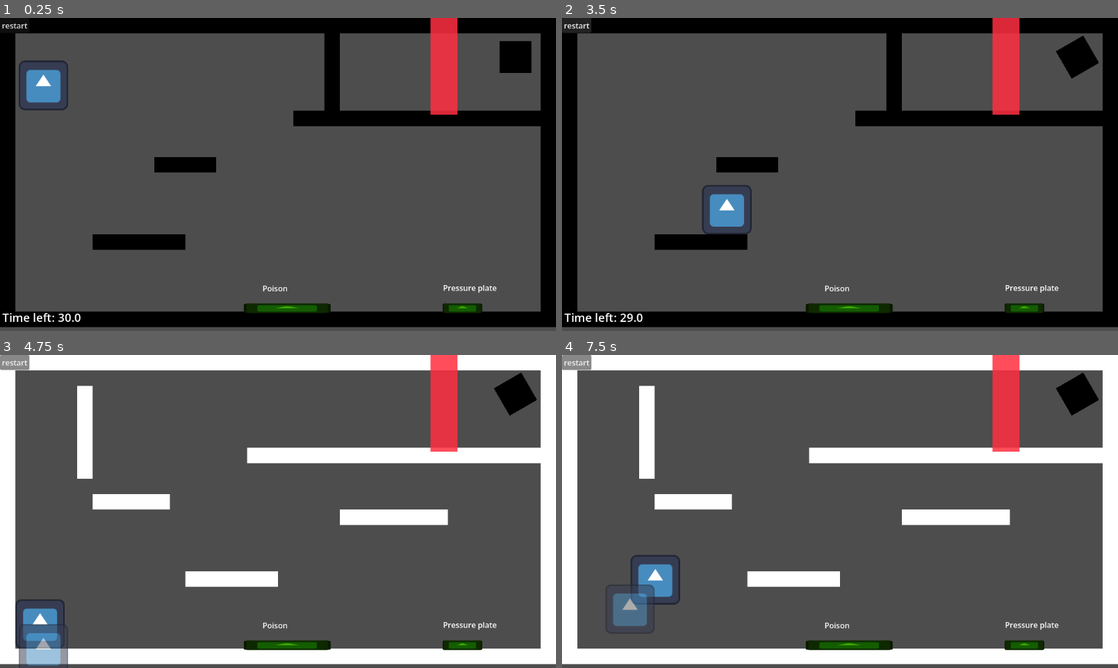
Above: before the commit, frames 1-4 (two rows, left to right).
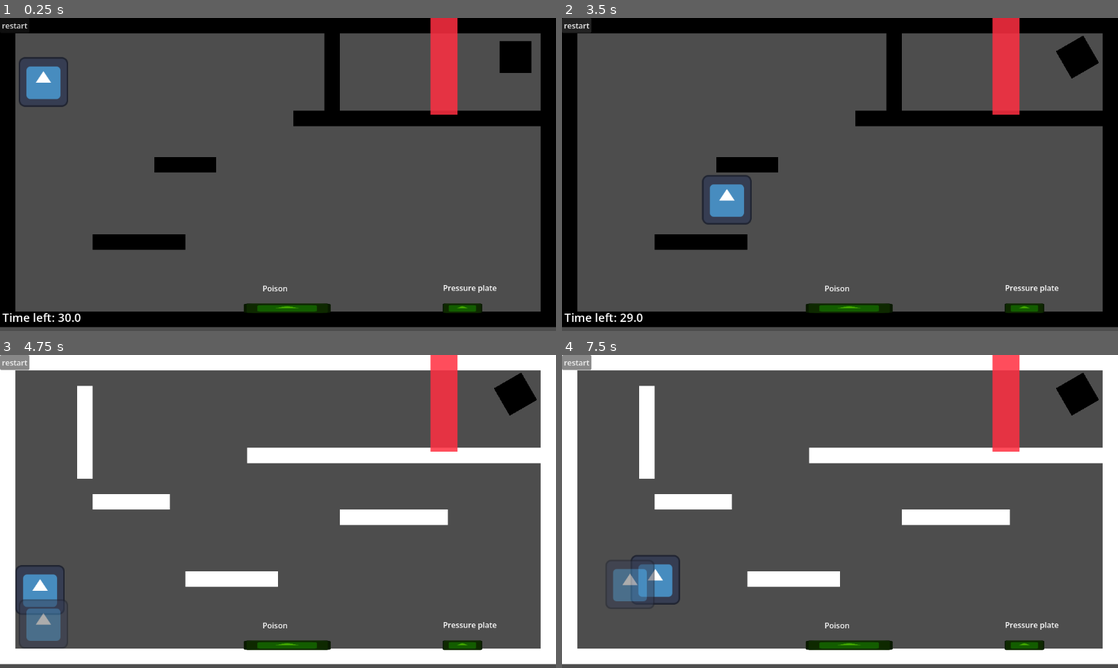
Above: after the commit, the same moments.

Repository: Phobos43/Gamejam
Game: Godot game, scene res://Scenes/test_scene.tscn
Two runs of this game, one before a commit and one after it. Both use one fixed random seed, a clock stepped at 60 frames per second and the inputs below. The project has no main scene, so this scene is started directly. The engine's default icon, where the game draws it, is replaced by a stand-in: a white triangle on a blue panel in a dark square.
Inputs:
- Up to frame 1 (0.25 s): no input
- Up to frame 2 (3.5 s): click "restart" at 0.5 s; click "restart" at 1.25 s; click "restart" at 2 s; hold Right (move_right) from 2.78 s (still down); tap W (jump) at 2.85, 3.02, 3.32 s
- Up to frame 3 (4.75 s): tap Down (crouch) at 3.6 s; tap W (jump) at 3.77, 3.8, 4.07, 4.35 s; release Right (move_right) at 4.28 s; hold A (move_left) from 4.28 s (still down)
- Up to frame 4 (7.5 s): release A (move_left) at 5.03 s; hold Right (move_right) 5.03-6.53 s; tap Down (crouch) at 5.1, 6.6 s; tap W (jump) at 5.27, 5.3, 5.57, 5.85, 6.02, 6.32, 6.77, 6.8, 7.07, 7.35 s; hold A (move_left) 6.53-7.28 s; hold Right (move_right) from 7.28 s (still down)

The runs differ from the first frame. In frame 1, 0.4% of the frame differs, in the area x 3-13%, y 12-30%; in frame 2, 0.7%; in frame 3, 2.0%, in the area x 2-13%, y 67-100%; in frame 4, 1.0%.

Commit message:
Improved player movement
Added coyotte time, jump buffering and tweaked movement values

Diff:
--- a/Scenes/test_scene.tscn
+++ b/Scenes/test_scene.tscn
@@ -402,10 +402,10 @@
 texture = ExtResource("1_r5l72")
 
 [node name="Shadow" type="CharacterBody2D" parent="." unique_id=1276480087]
-visible = false
 
 [node name="Sprite2D" type="Sprite2D" parent="Shadow" unique_id=1816607338]
 modulate = Color(1, 1, 1, 0.53333336)
+position = Vector2(0, -51)
 scale = Vector2(0.8, 0.8)
 texture = ExtResource("1_r5l72")
 
--- a/Scripts/level_manager.gd
+++ b/Scripts/level_manager.gd
@@ -19,6 +19,7 @@
 
 class player_state:
 	var position : Vector2
+	var player_scale : Vector2
 	var door_pos : Vector2
 
 
@@ -39,6 +40,7 @@
 		var new_state = player_state.new()
 		new_state.position = player.position
 		new_state.door_pos = door.position
+		new_state.player_scale = player.scale
 		player_playback.append(new_state)
 
 	level_end.rotate(2*PI*delta)
@@ -59,6 +61,7 @@
 		if playback_frame < len(player_playback):
 			shadow.show()
 			shadow.position = player_playback[playback_frame].position
+			shadow.scale = player_playback[playback_frame].player_scale
 			playback_frame += 1
 		else:
 			shadow.hide()
--- a/Scripts/player_controller.gd
+++ b/Scripts/player_controller.gd
@@ -4,20 +4,44 @@
 const GROUND_ACCELERATION = 200.0
 const CROUCH_ACCELERATION = 80.0
 const GROUND_FRICTION = 0.8
+
 const AIR_SPEED = 200.0
+
 const JUMP_VELOCITY = -800.0
 const GRAVITY_MULTIPLIER = 2
+
 const CROUCH_SIZE = 0.5
 
+"""The coyotee time in frames"""
+const COYOTE_TIME = 5
+
+const JUMP_BUFFER = 5
+
 var is_crouched = false
+var coyote_time = COYOTE_TIME
+var jump_buffer = JUMP_BUFFER
+
+
 
 func _physics_process(delta: float) -> void:
 	# Add the gravity.
-	if not is_on_floor():
+	if is_on_floor():
+		coyote_time = COYOTE_TIME
+	else:
+		if coyote_time > 0:
+			coyote_time -= 1
 		velocity += get_gravity() * GRAVITY_MULTIPLIER * delta
 
+	if jump_buffer > 0:
+		jump_buffer -= 1
+
 	# Handle jump.
-	if Input.is_action_just_pressed("jump") and is_on_floor():
+	if Input.is_action_just_pressed("jump") and jump_buffer == 0:
+		jump_buffer = 5
+
+	if jump_buffer > 0 and (is_on_floor() or coyote_time > 0):
+		coyote_time = 0
+		jump_buffer = 0
 		velocity.y = JUMP_VELOCITY
 
 	is_crouched = Input.is_action_pressed("crouch")
Binary file added: Art/cardboard platform.png
Not shown, added: Art/cardboard platform.png.import
Binary file added: cardboard platform.png
Not shown, added: cardboard platform.png.import
